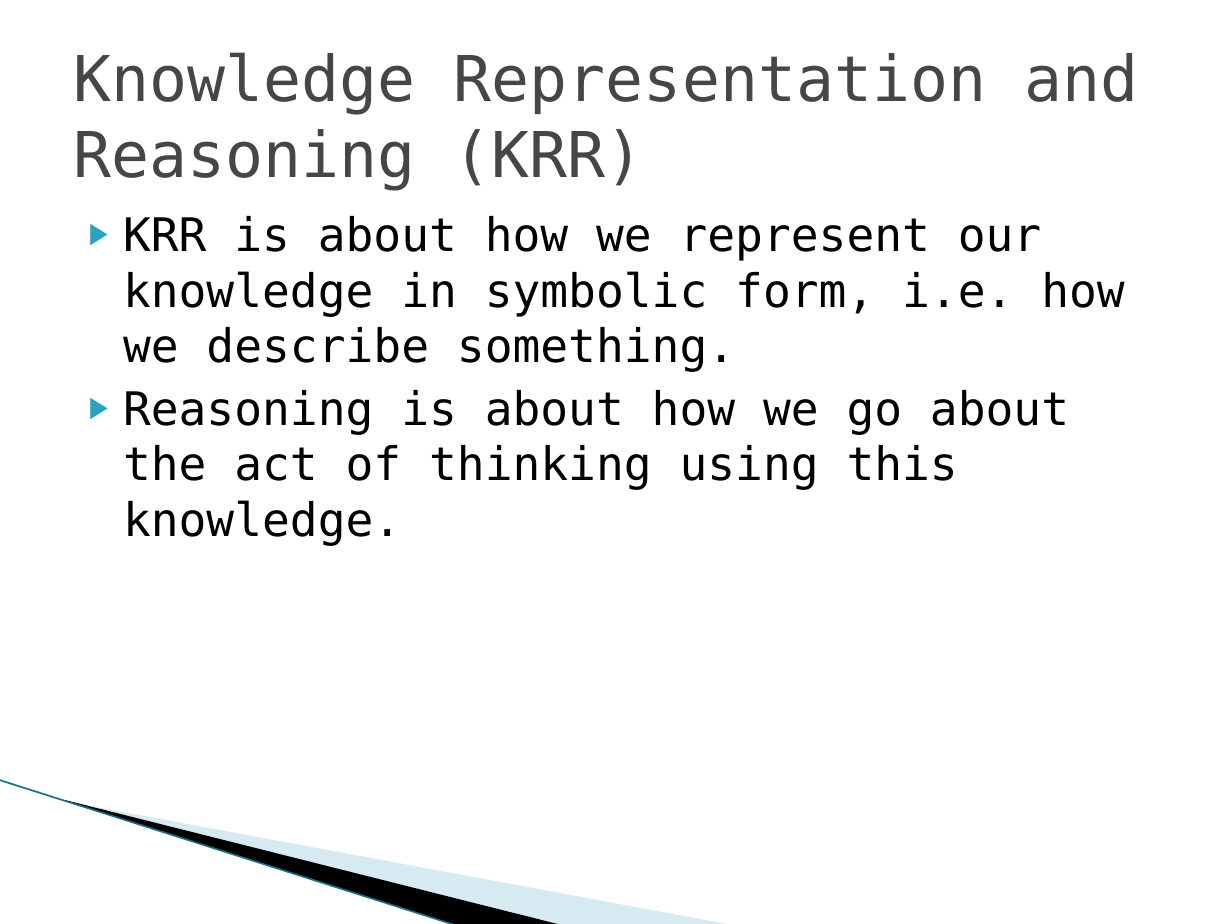
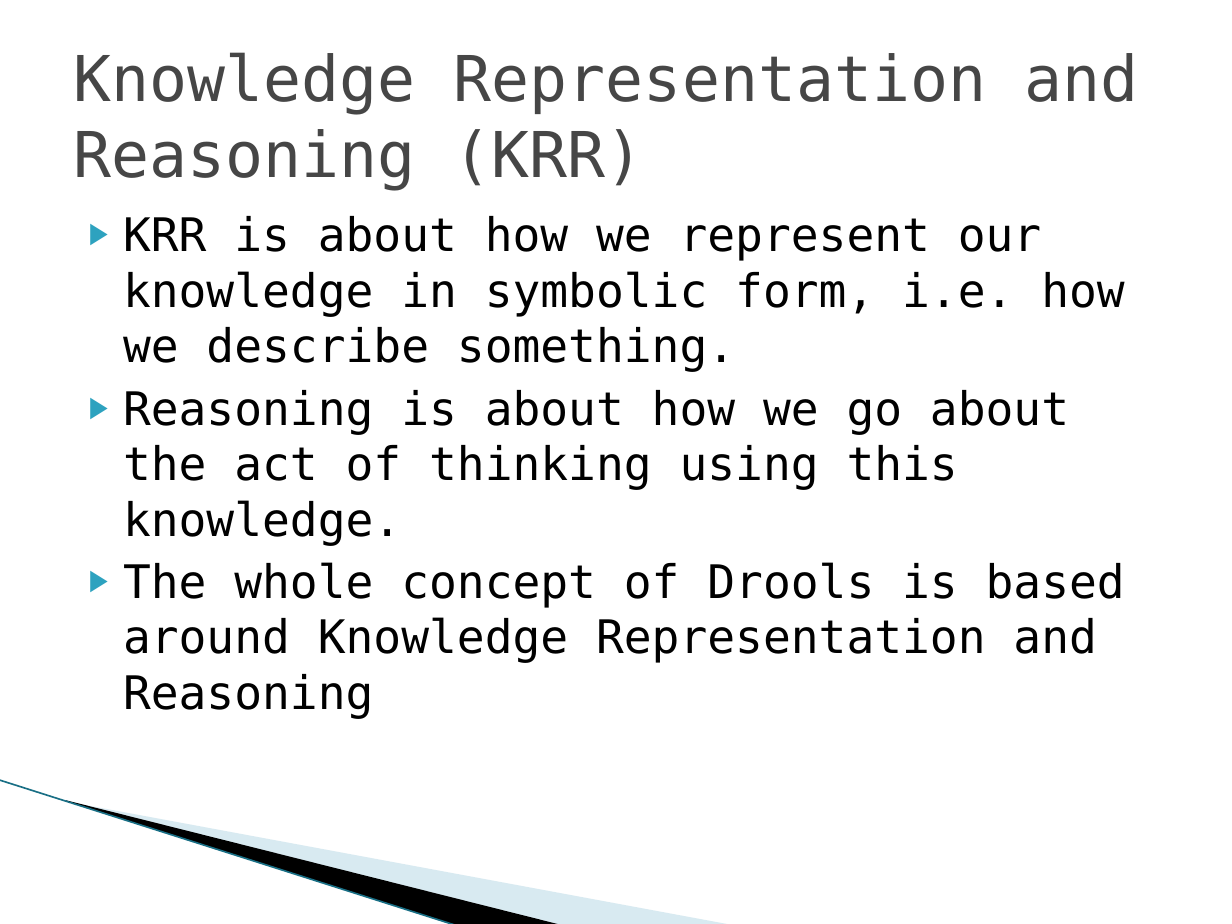
Before and after one commit to gspandy/drools-presentation-and-examples, a slide deck: slide 2 of drools-business-rules-engine.pptx. Drawn at 1232x924 pixels with LibreOffice and Linux fonts; fonts in the diff are those of the drawing; background and template pictures are left out. Boxes give left, top, right and bottom in pixels: in the first picture for what was removed or moved away, otherwise in the second. Text is boxed around its words. In the diff, an @@ line names an element or a change of style, - is before the commit and + after.

```diff
--- a/drools-business-rules-engine.pptx
+++ b/drools-business-rules-engine.pptx
@@ text at [123, 562, 1125, 719]: paragraph added @@
+▶ The whole concept of Drools is based around Knowledge Representation and Reasoning
```
Also in this commit, not shown: 2 slides added, 5 other files.
